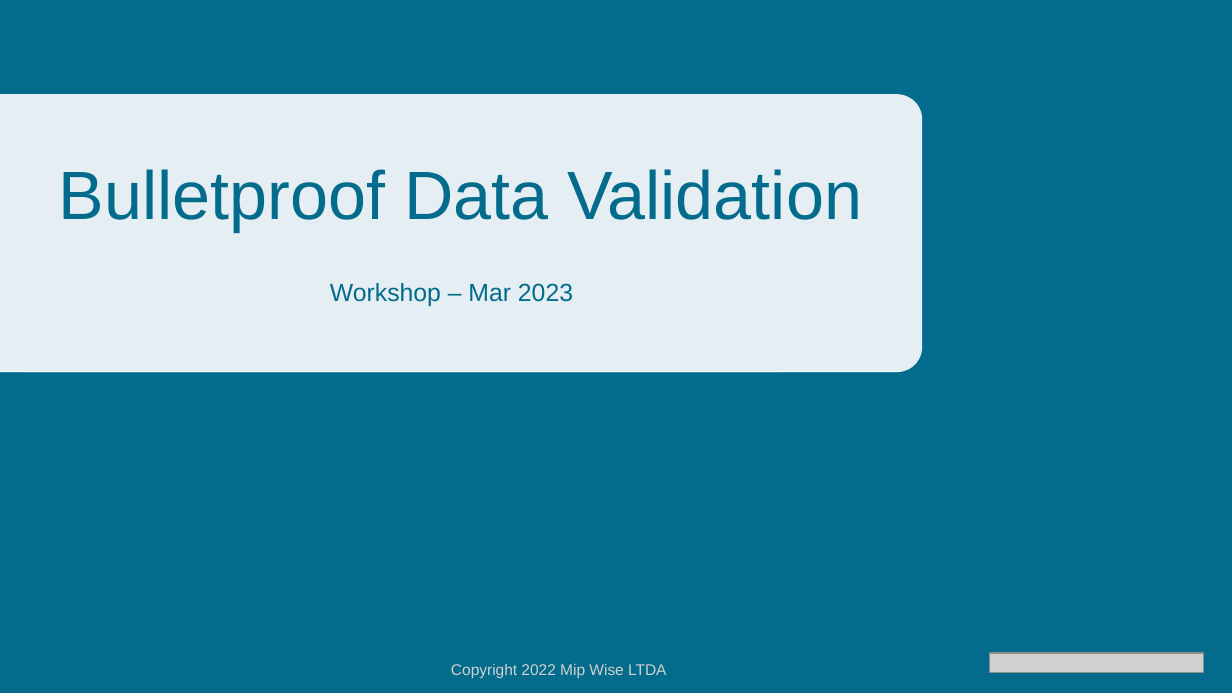
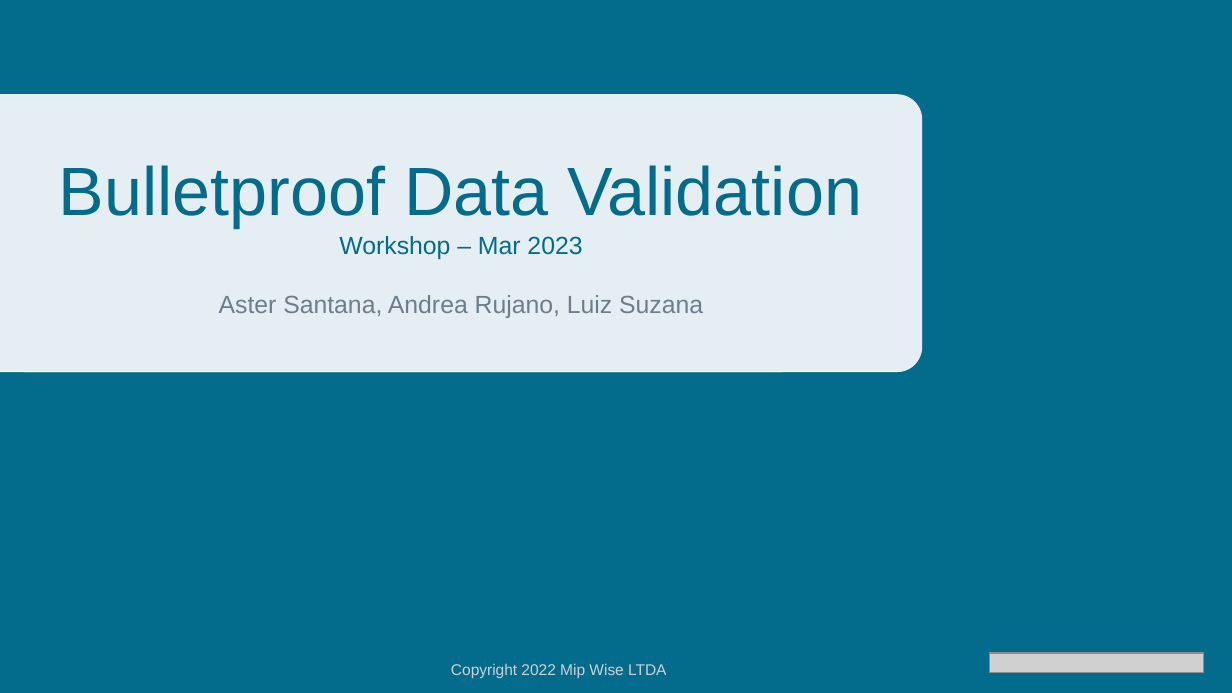
Before and after one commit to mipwise/workshop-data-validation, a slide deck: slide 1 of docs/data-validation-workshop.odp. Drawn at 1232x693 pixels with LibreOffice and Linux fonts; fonts in the diff are those of the drawing; grey boxes stand for pictures; background and template pictures are left out. Boxes give left, top, right and bottom in pixels: in the first picture for what was removed or moved away, otherwise in the second. Text is boxed around its words. In the diff, an @@ line names an element or a change of style, - is before the commit and + after.

```diff
--- a/docs/data-validation-workshop.odp
+++ b/docs/data-validation-workshop.odp
@@ title at (59, 165, 862, 318): text changed; size 44 to 16 pt @@
-Bulletproof Data Validation
-Workshop – Mar 2023
+Bulletproof Data Validation
+Workshop – Mar 2023
+Aster Santana, Andrea Rujano, Luiz Suzana
```
Also in this commit, not shown: 1 other slide changed, 1 slide added.
